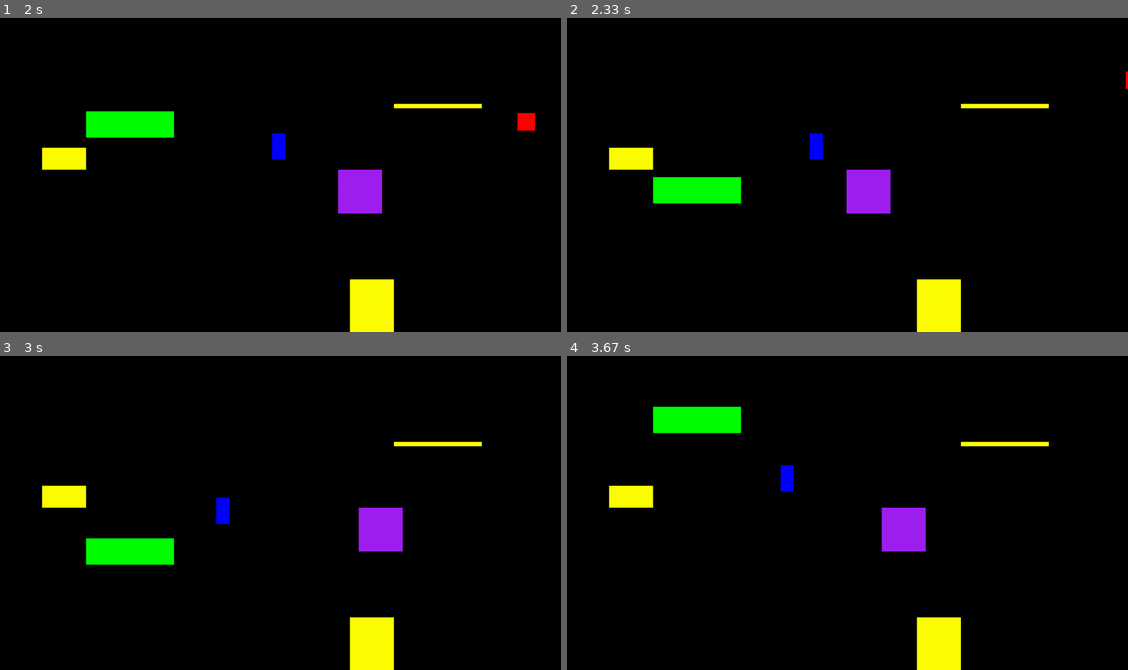
Above: before the commit, frames 1-4 (two rows, left to right).
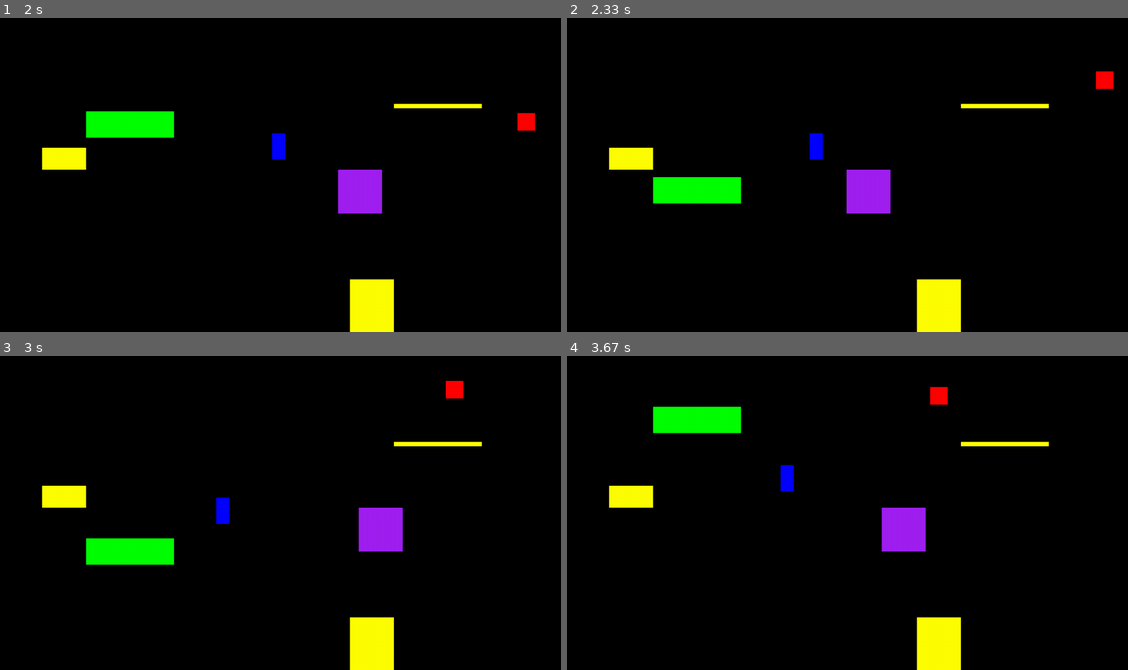
Above: after the commit, the same moments.

Repository: brccabral/Python_Pygame_CollisionsStaticMoving
Game: pygame game, started from main2.py
The game is run twice, just before and just after one commit, with the same random seed, the same clock (stepped at 60 frames per second) and the same inputs.
Inputs:
- Up to frame 1 (2 s): hold Up 0.83-1.3 s; hold Right 1.33-1.8 s; hold Left from 1.83 s (still down)
- Up to frame 2 (2.33 s): keep holding Left
- Up to frame 3 (3 s): release Left at 2.37 s; hold Down 2.4-2.7 s; hold Left from 2.73 s (still down)
- Up to frame 4 (3.67 s): release Left at 3.13 s; hold Up 3.17-3.53 s; hold Right from 3.57 s (still down)

Frame 1 is identical in both runs. In frame 2, 0.2% of the frame differs, in the area x 94-100%, y 16-23%; in frame 3, 0.2%; in frame 4, 0.2%.

Commit message:
ball bounces on screen

Diff:
--- a/main2.py
+++ b/main2.py
@@ -211,7 +211,7 @@
                         self.pos.x = self.rect.x
                         self.direction.x *= -1
 
-            if direction == "vertical":
+            elif direction == "vertical":
                 for sprite in collision_sprites:
                     # collision on the bottom
                     if (
@@ -231,6 +231,27 @@
                         self.pos.y = self.rect.y
                         self.direction.y *= -1
 
+    def window_collision(self, direction: str):
+        if direction == "horizontal":
+            if self.rect.left < 0:
+                self.rect.left = 0
+                self.pos.x = self.rect.x
+                self.direction.x *= -1
+            if self.rect.right > 1280:
+                self.rect.right = 1280
+                self.pos.x = self.rect.x
+                self.direction.x *= -1
+
+        elif direction == "vertical":
+            if self.rect.top < 0:
+                self.rect.top = 0
+                self.pos.y = self.rect.y
+                self.direction.y *= -1
+            if self.rect.bottom > 720:
+                self.rect.bottom = 720
+                self.pos.y = self.rect.y
+                self.direction.y *= -1
+
     def update(self, dt: float):
         self.old_rect = self.rect.copy()  # previous frame
 
@@ -241,9 +262,11 @@
         self.pos.x += self.direction.x * self.speed * dt
         self.rect.x = round(self.pos.x)
         self.collision("horizontal")
+        self.window_collision("horizontal")
         self.pos.y += self.direction.y * self.speed * dt
         self.rect.y = round(self.pos.y)
         self.collision("vertical")
+        self.window_collision("vertical")
 
 
 # general setup
